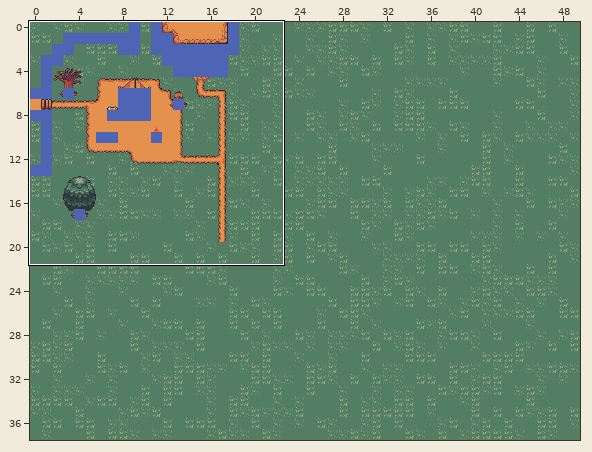
Tiled map, stored at malibu/assets/world/demo.tmx. Above: a wide view before the commit, with the close-up outlined.
Close-up. Earlier state:
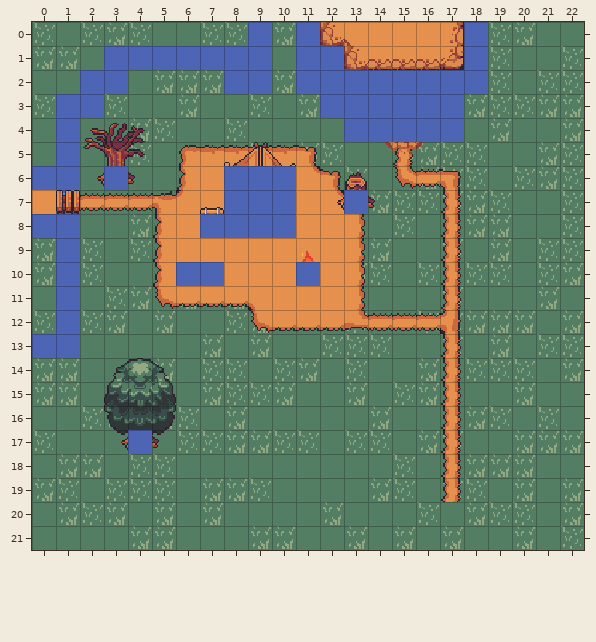
Cells are 16x16 px. Shown: x 0..22, y 0..21.
Now the later version:
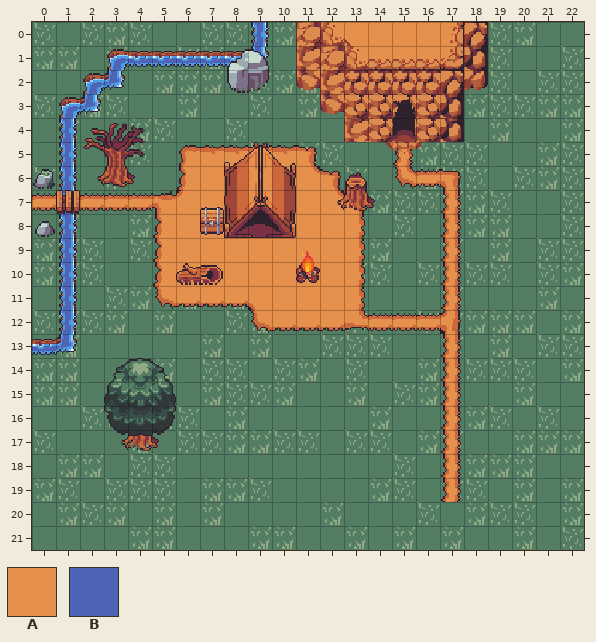
Key: from "forest": A 44, B 50.
_ is an empty cell.
Diff:
Layer "obstical-mask" (now hidden):
The edit erases tile A in row 7 at x 0.
The edit erases tile B in row 0 at x 9, 11 and 18; in row 1 at x 3 to 9, 11 to 12 and 18; in row 2 at x 2 to 3, 8 to 9 and 11 to 18; in row 3 at x 1 to 2 and 12 to 17; in row 4 at x 1 and 13 to 17; in row 5 at x 1.
The edit erases tile B in row 6 at x 0 to 1, 3 and 8 to 10; in row 7 at x 8 to 10 and 13; in row 8 at x 0 to 1 and 7 to 10; in row 9 at x 1; in row 10 at x 1, 6 to 7 and 11; in rows 11 to 12 at x 1.
The edit erases tile B in row 13 at x 0 to 1; in row 17 at x 4.
Pixel boxes of the changes (left, top, right, bottom) in both close-ups:
removed: (32, 22, 296, 358)
removed: (296, 22, 488, 142)
removed: (344, 190, 368, 214)
removed: (296, 262, 320, 286)
removed: (128, 430, 152, 454)
